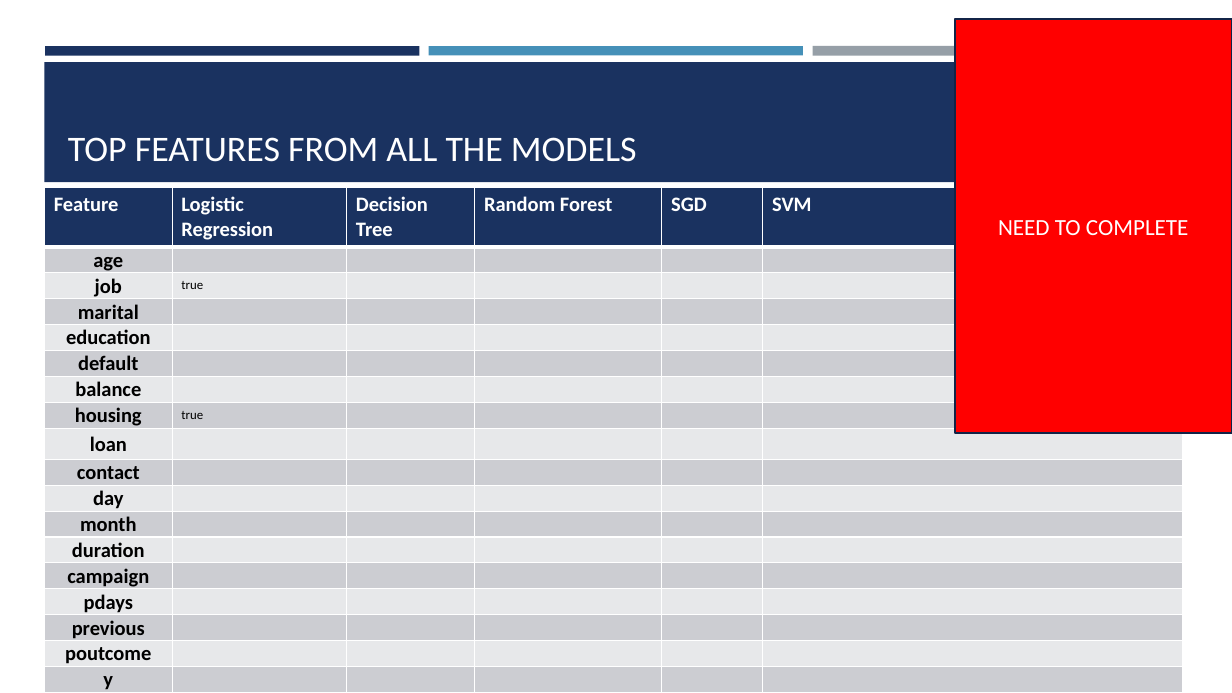
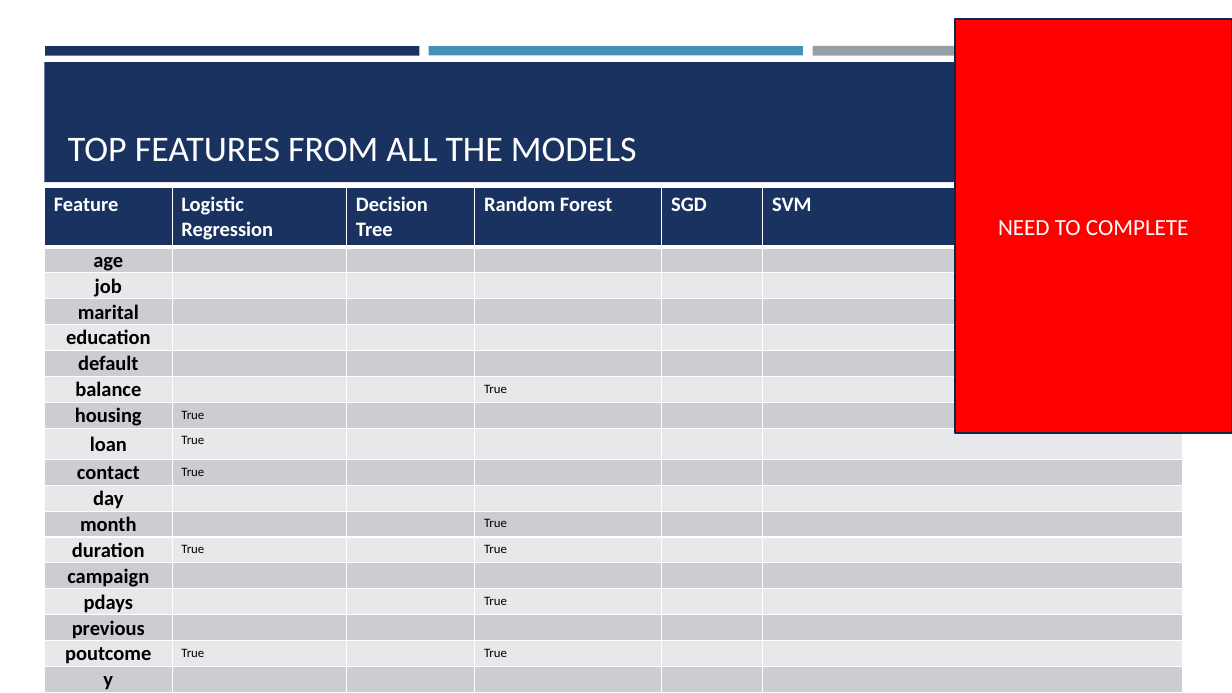
Before and after one commit to ManagementEngineer/sd4001-project, a slide deck: slide 12 of Maths-sd4001Project.pptx. Drawn at 1232x693 pixels with LibreOffice and Linux fonts; fonts in the diff are those of the drawing. Boxes give left, top, right and bottom in pixels: in the first picture for what was removed or moved away, otherwise in the second. Text is boxed around its words. In the diff, an @@ line names an element or a change of style, - is before the commit and + after.

```diff
--- a/Maths-sd4001Project.pptx
+++ b/Maths-sd4001Project.pptx
@@ table at [44, 188, 1183, 693] @@
-row 3, column 2: true
+row 3, column 2: 
-row 7, column 4: 
+row 7, column 4: True
-row 8, column 2: true
+row 8, column 2: True
-row 9, column 2: 
+row 9, column 2: True
-row 10, column 2: 
+row 10, column 2: True
-row 12, column 4: 
+row 12, column 4: True
-row 13, column 2: 
+row 13, column 2: True
-row 13, column 4: 
+row 13, column 4: True
-row 15, column 4: 
+row 15, column 4: True
-row 17, column 2: 
+row 17, column 2: True
-row 17, column 4: 
+row 17, column 4: True
```
Also in this commit, not shown: 2 other slides changed, 3 other files.
